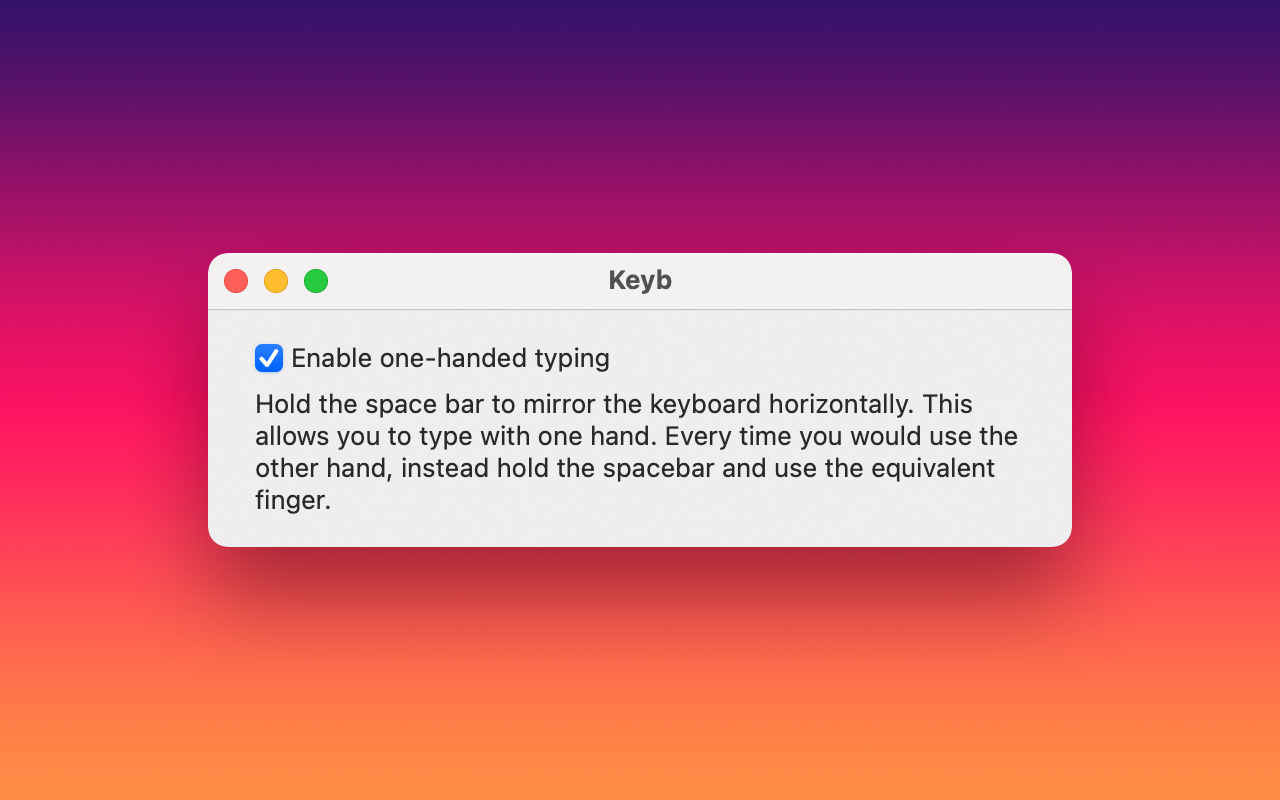
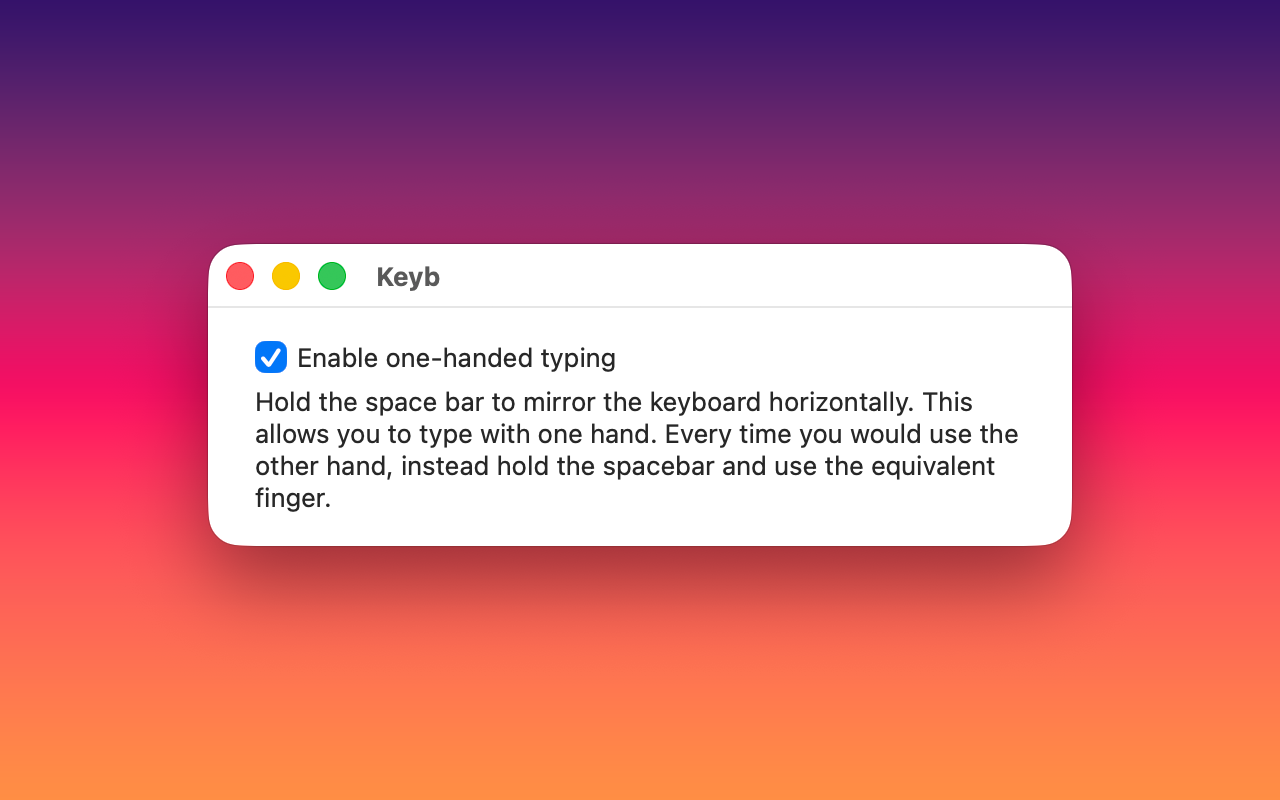
Two versions of the same layered image (1280 × 800). Layer-by-layer changes:
added layer "Keyb Screenshot" above "Gradient Fill 1" over [104, 174, 1177, 686]
added layer "Gradient Fill 1" over [0, 15, 1280, 764]
